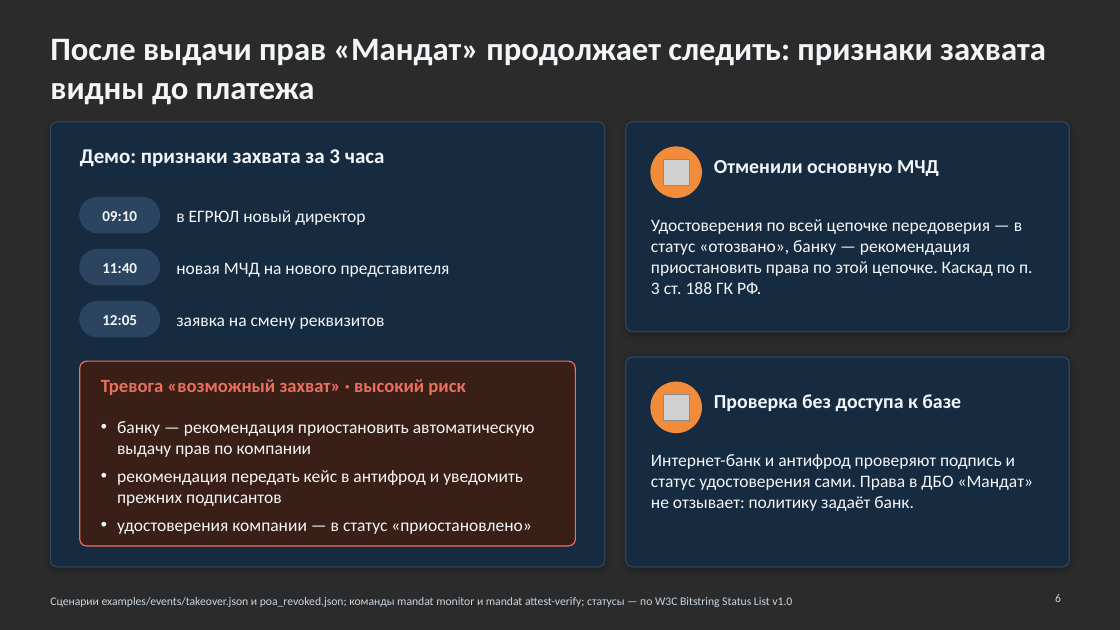
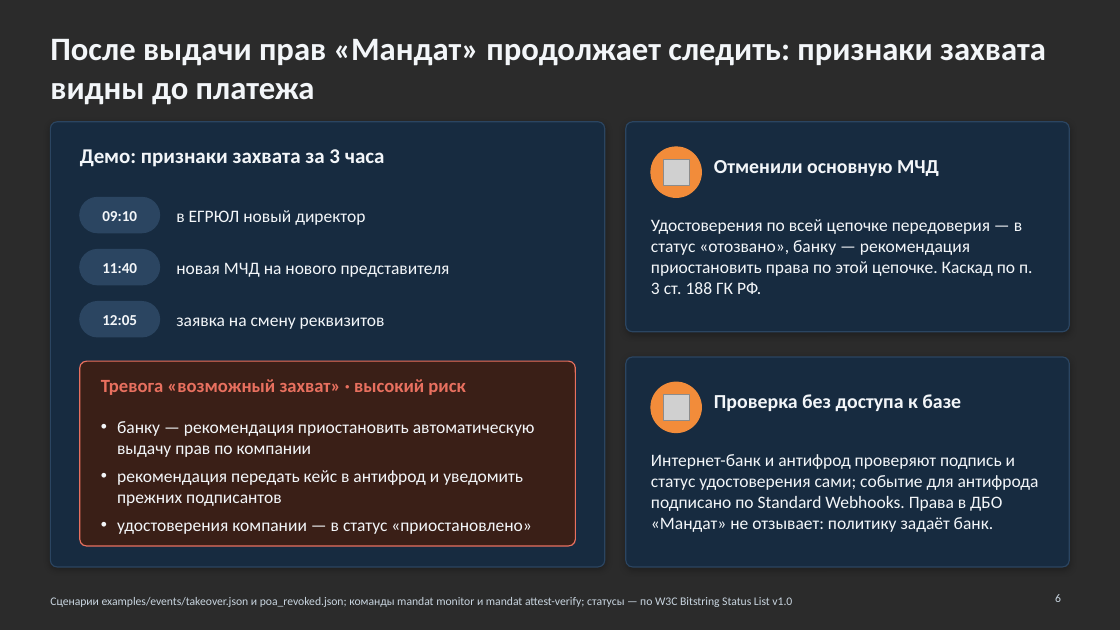
Before and after one commit to KonkovDV/Mandat, a slide deck: slide 6 of Mandat_VTB.pptx. Drawn at 1120x630 pixels with LibreOffice and Linux fonts; fonts in the diff are those of the drawing; grey boxes stand for pictures; background and template pictures are left out; a plain dark background stands for a picture behind light text. Boxes give left, top, right and bottom in pixels: in the first picture for what was removed or moved away, otherwise in the second. Text is boxed around its words. In the diff, an @@ line names an element or a change of style, - is before the commit and + after.

```diff
--- a/Mandat_VTB.pptx
+++ b/Mandat_VTB.pptx
@@ text at box(651, 454, 1039, 532): text changed @@
-Интернет-банк и антифрод проверяют подпись и статус удостоверения сами. Права в ДБО «Мандат» не отзывает: политику задаёт банк.
+Интернет-банк и антифрод проверяют подпись и статус удостоверения сами; событие для антифрода подписано по Standard Webhooks. Права в ДБО «Мандат» не отзывает: политику задаёт банк.
```
Also in this commit, not shown: 14 other slides changed, 1 other file.
